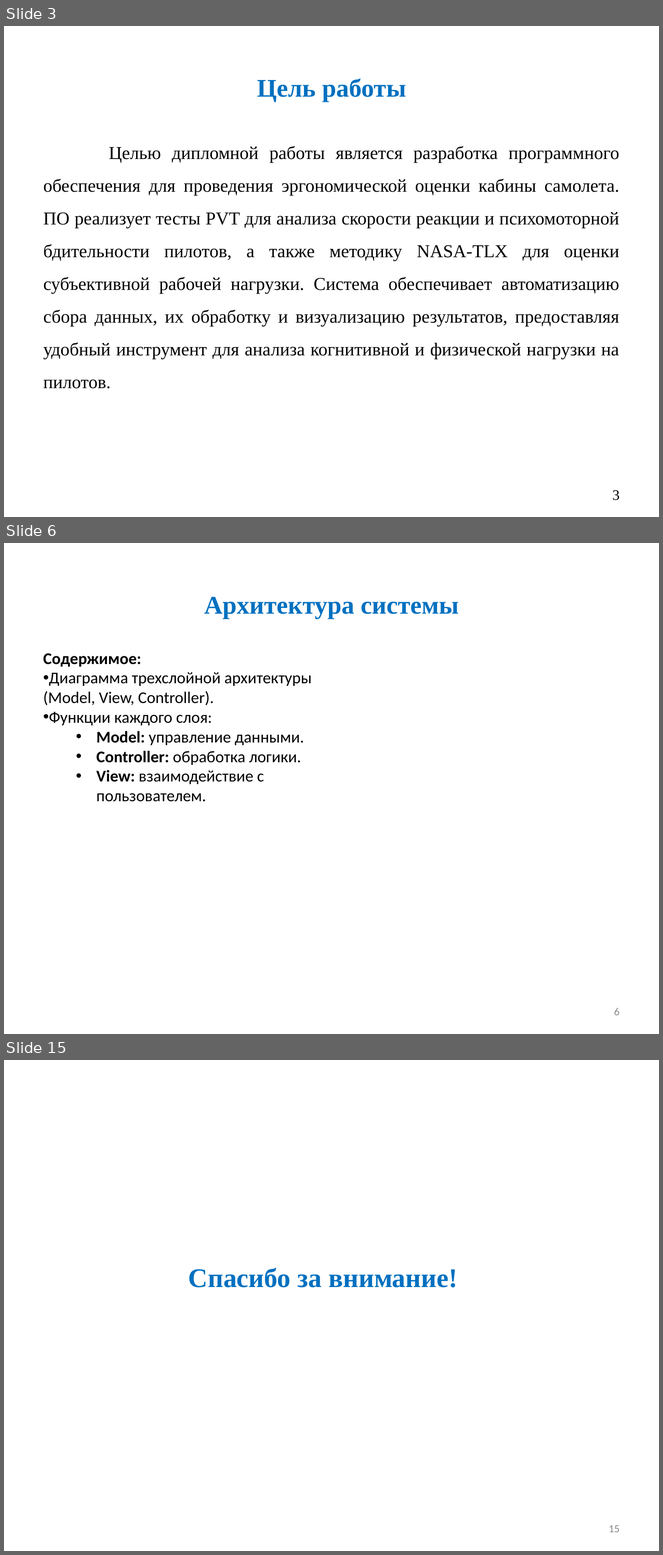
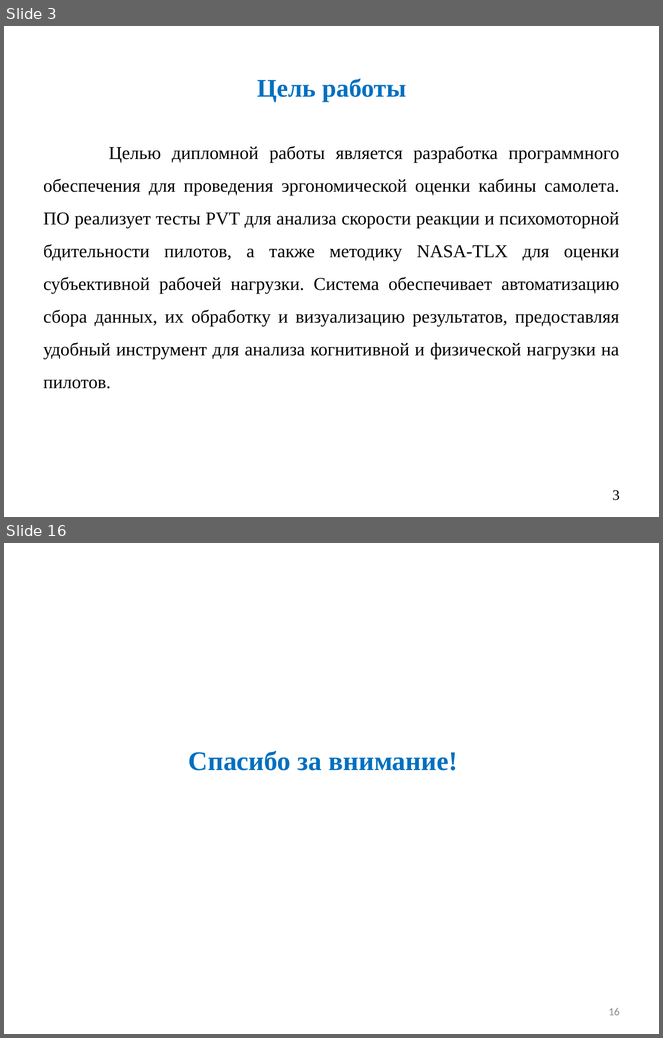
Before and after one commit to Ch1kez/PVT_NASA-TLX, a slide deck: Диплом/Презентация/презентация Курнаев.pptx. Shown one above the other, each under a label of ours: slides 3, 6 and 15 before the commit, slides 3 and 16 after it; the slides between them are not shown. The pictures are 663x1555 and 663x1038 pixels, drawn with LibreOffice and Linux fonts; fonts in the diff are those of the drawing. Boxes give left, top, right and bottom in pixels: in the first picture for what was removed or moved away, otherwise in the second. Text is boxed around its words. In the diff, an @@ line names an element or a change of style, - is before the commit and + after.

```diff
--- a/Диплом/Презентация/презентация Курнаев.pptx
+++ b/Диплом/Презентация/презентация Курнаев.pptx
@@ slide 6 removed at [4, 543, 659, 1034], background #FFFFFF @@
@@ title removed at [204, 597, 459, 619] @@
-Архитектура системы
@@ text removed at [43, 653, 312, 802] @@
-Содержимое:
-• Диаграмма трехслойной архитектуры (Model, View, Controller).
-• Функции каждого слоя:
-  • Model: управление данными.
-  • Controller: обработка логики.
-  • View: взаимодействие с пользователем.
@@ page number removed at [614, 1008, 620, 1016] @@
-6
@@ what was slide 15 is now slide 16 @@
@@ page number at [609, 1008, 620, 1016]: text changed @@
-15
+16
```
Also in this commit, not shown: 5 slides changed, 8 slides added, 8 other slides removed, 1 other file.
